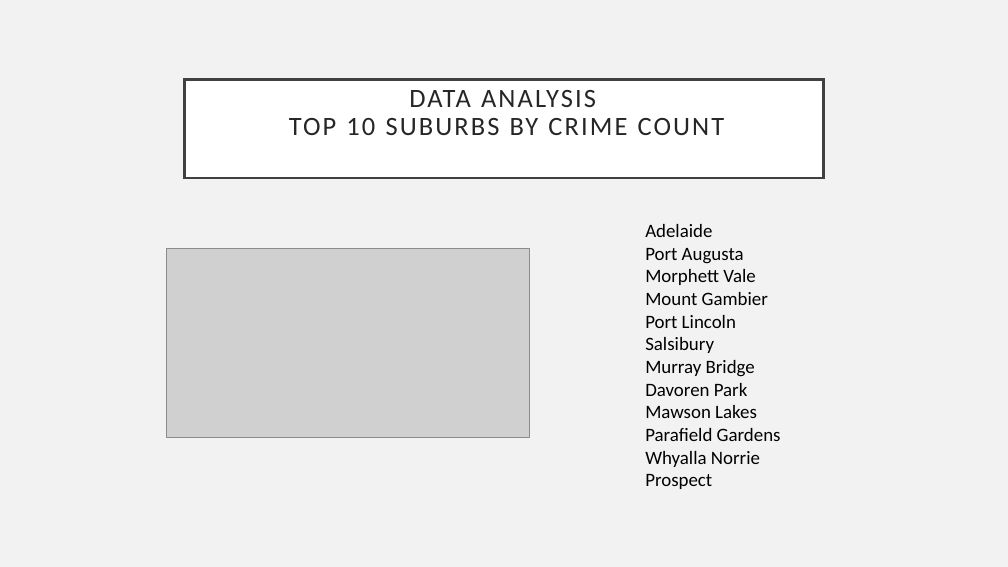
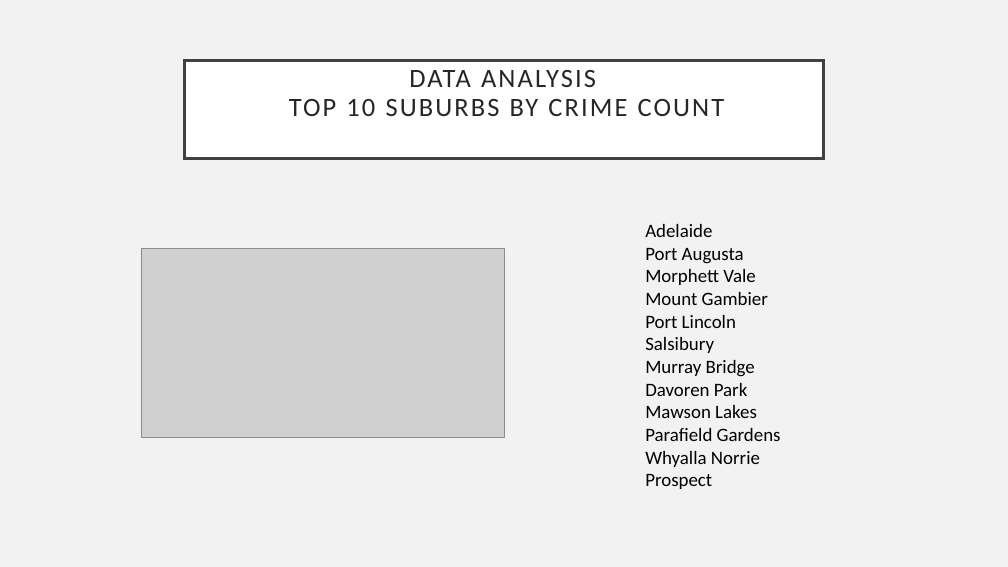
Before and after one commit to Sprettle/Chevrolet-Chilis, a slide deck: slide 6 of Project 1 Presentation.pptx. Drawn at 1008x567 pixels with LibreOffice and Linux fonts; fonts in the diff are those of the drawing; grey boxes stand for pictures. Boxes give left, top, right and bottom in pixels: in the first picture for what was removed or moved away, otherwise in the second. Text is boxed around its words. In the diff, an @@ line names an element or a change of style, - is before the commit and + after.

```diff
--- a/Project 1 Presentation.pptx
+++ b/Project 1 Presentation.pptx
@@ title "DATA ANALYSIS TOP 10 SUBURBS ...": place and size @@
-title "DATA ANALYSIS TOP 10 SUBURBS ..." at (185, 79, 823, 178)
+title "DATA ANALYSIS TOP 10 SUBURBS ..." at (185, 60, 823, 159)
@@ picture: place and size @@
-picture at (166, 249, 529, 438)
+picture at (141, 249, 504, 438)
```
Also in this commit, not shown: 3 other slides changed, 6 slides added.
